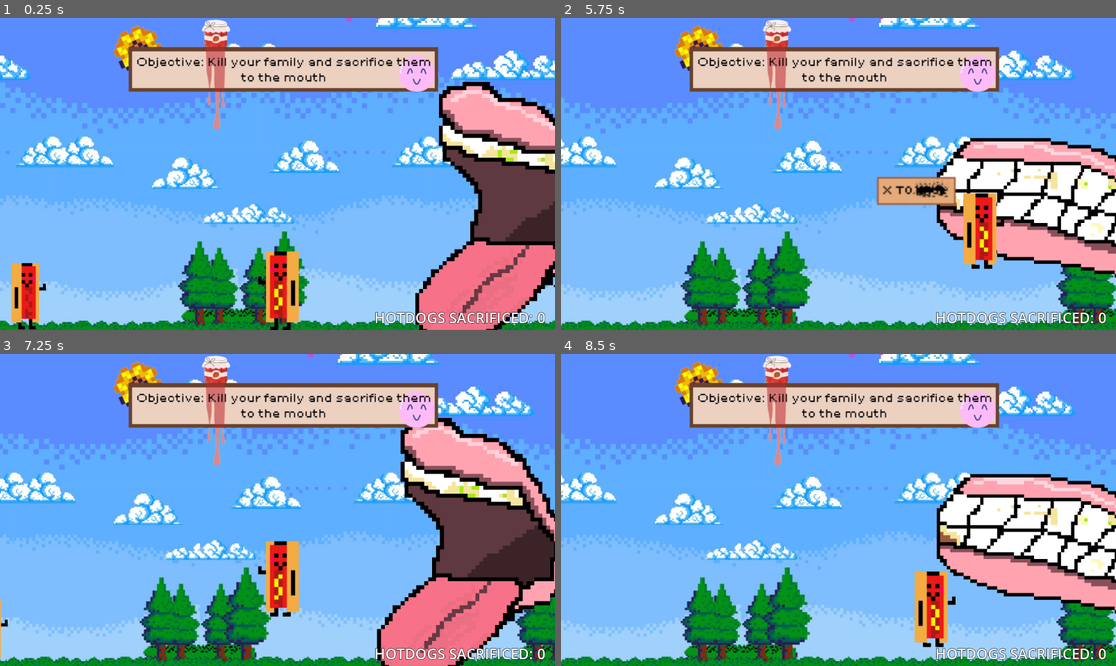
Above: before the commit, frames 1-4 (two rows, left to right).
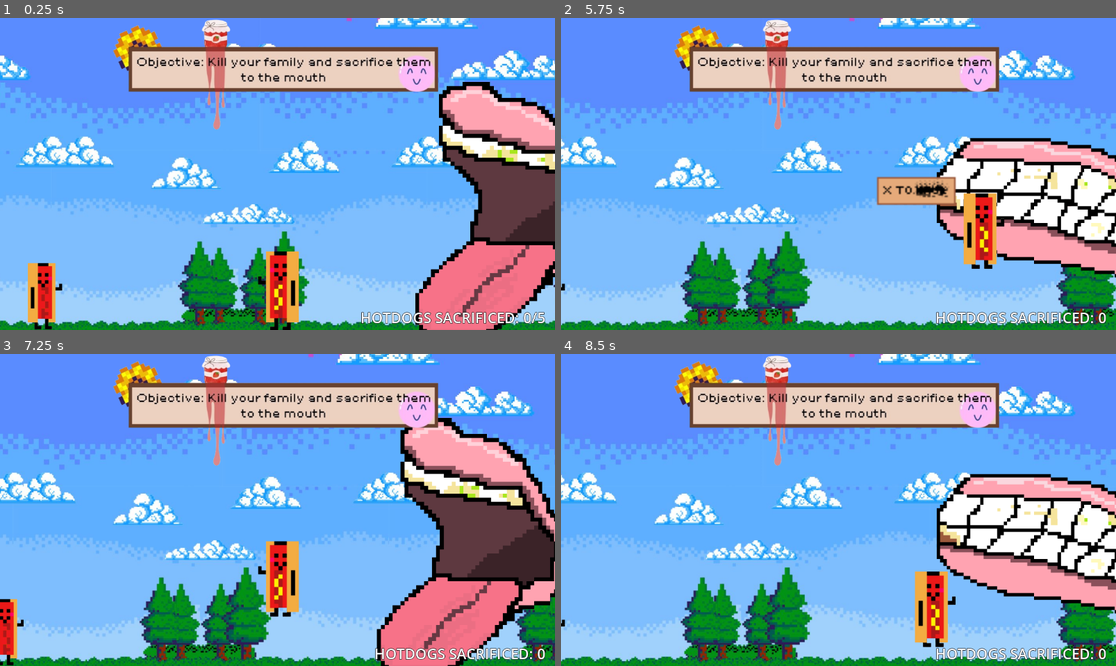
Above: after the commit, the same moments.

Repository: AudreyS108/daydream-project
Game: Godot game, scene res://scenes/game.tscn
The game is run twice, just before and just after one commit, with the same random seed, the same clock (stepped at 60 frames per second) and the same inputs.
Inputs:
- Up to frame 1 (0.25 s): no input
- Up to frame 2 (5.75 s): tap Enter (ui_accept) at 0.5, 0.77, 1.52, 3.02, 3.77, 4.52 s; hold Right (ui_right) 0.53-2.03 s; tap F every 1.5 s from 0.6 to 5.1 s; tap X at 1.35, 2.85, 4.35 s; hold Left (ui_left) 2.03-2.78 s; hold Right (ui_right) 2.78-4.28 s; hold Left (ui_left) 4.28-5.03 s; hold Right (ui_right) from 5.03 s (still down)
- Up to frame 3 (7.25 s): release Right (ui_right) at 5.78 s; hold Left (ui_left) from 5.78 s (still down); tap X at 5.85 s; tap Enter (ui_accept) at 6.02, 6.77 s; tap F at 6.6 s
- Up to frame 4 (8.5 s): release Left (ui_left) at 7.28 s; hold Right (ui_right) from 7.28 s (still down); tap X at 7.35 s; tap Enter (ui_accept) at 7.52 s; tap F at 8.1 s

The runs differ from the first frame. In frame 1, 2.5% of the frame differs, in the area x 2-99%, y 78-100%; in frame 2, less than 0.1%; in frame 3, 0.8%; in frame 4, less than 0.1%.

Commit message:
Added 4th hotdog

Diff:
--- /dev/null
+++ b/scenes/Area4.tscn
@@ -0,0 +1,55 @@
+[gd_scene load_steps=5 format=3 uid="uid://dnkckk8cmgjll"]
+
+[ext_resource type="Texture2D" uid="uid://dg11vlrkiyxmk" path="res://assets/Sprites/Mom Hotdog.png" id="1_ie2yl"]
+[ext_resource type="Texture2D" uid="uid://c7pal5cd4rm85" path="res://assets/Sprites/speechbubble2.png" id="2_t7ryq"]
+[ext_resource type="Texture2D" uid="uid://0ttatly65po4" path="res://assets/Sprites/F Sign.png" id="3_nd3nj"]
+
+[sub_resource type="RectangleShape2D" id="RectangleShape2D_r1s12"]
+size = Vector2(158, 203)
+
+[node name="Area4" type="Area2D"]
+
+[node name="CollisionShape2D" type="CollisionShape2D" parent="."]
+position = Vector2(69, -47.5)
+shape = SubResource("RectangleShape2D_r1s12")
+
+[node name="Sprite2D" type="Sprite2D" parent="."]
+position = Vector2(43, -46.1563)
+scale = Vector2(0.552083, 0.552083)
+texture = ExtResource("1_ie2yl")
+
+[node name="Speechbubble2" type="Sprite2D" parent="Sprite2D"]
+position = Vector2(181.897, -453.126)
+scale = Vector2(1.98345, 1.98345)
+texture = ExtResource("2_t7ryq")
+
+[node name="Label" type="Label" parent="Sprite2D/Speechbubble2"]
+anchors_preset = -1
+anchor_left = -0.054146
+anchor_top = -0.00195268
+anchor_right = -0.054146
+anchor_bottom = -0.00195268
+offset_left = -134.183
+offset_top = -73.3605
+offset_right = 204.817
+offset_bottom = 39.6395
+theme_override_colors/font_color = Color(0.00117341, 0.000405727, 0.00140292, 1)
+theme_override_font_sizes/font_size = 22
+text = "Hey honey, I know you have
+to do this... It's alright. I have
+ lived long enough, its okay... "
+metadata/_edit_use_anchors_ = true
+
+[node name="Label2" type="Label" parent="Sprite2D/Speechbubble2"]
+offset_left = -149.183
+offset_top = 99.6373
+offset_right = 58.8168
+offset_bottom = 127.637
+theme_override_font_sizes/font_size = 20
+text = "Your Mum"
+metadata/_edit_use_anchors_ = true
+
+[node name="FSign" type="Sprite2D" parent="Sprite2D/Speechbubble2"]
+position = Vector2(46.8961, 83.6774)
+scale = Vector2(3.10833, 3.10833)
+texture = ExtResource("3_nd3nj")
--- a/scenes/Mouth.tscn
+++ b/scenes/Mouth.tscn
@@ -50,10 +50,10 @@
 
 [sub_resource type="SegmentShape2D" id="SegmentShape2D_lxrdf"]
 a = Vector2(229, 4)
-b = Vector2(3, 0)
+b = Vector2(-19, 8)
 
 [sub_resource type="SegmentShape2D" id="SegmentShape2D_v5odg"]
-a = Vector2(234, -224)
+a = Vector2(224, -215)
 b = Vector2(-162, 120)
 
 [sub_resource type="SegmentShape2D" id="SegmentShape2D_ktecv"]
@@ -70,7 +70,7 @@
 autoplay = "Default"
 
 [node name="CollisionShape2D" type="CollisionShape2D" parent="."]
-position = Vector2(-85, -274)
+position = Vector2(-79, -276)
 shape = SubResource("SegmentShape2D_lxrdf")
 
 [node name="CollisionShape2D2" type="CollisionShape2D" parent="."]
--- a/scenes/Player.tscn
+++ b/scenes/Player.tscn
@@ -6,6 +6,7 @@
 [ext_resource type="Texture2D" uid="uid://gilg06xgxgva" path="res://assets/Sprites/CarryHotdog.png" id="2_mdl7e"]
 [ext_resource type="Texture2D" uid="uid://bdsr6lj0immch" path="res://assets/Sprites/CarryHotdog2.png" id="3_qu4a1"]
 [ext_resource type="Texture2D" uid="uid://hj3dm0kqodlo" path="res://assets/Sprites/CarryHotdog3.png" id="4_70d11"]
+[ext_resource type="Texture2D" uid="uid://bl7y3cu0krj82" path="res://assets/Sprites/CarryHotdog4.png" id="5_cw2d6"]
 
 [sub_resource type="SpriteFrames" id="SpriteFrames_mdl7e"]
 animations = [{
@@ -35,6 +36,14 @@
 }, {
 "frames": [{
 "duration": 1.0,
+"texture": ExtResource("5_cw2d6")
+}],
+"loop": true,
+"name": &"Holding4",
+"speed": 5.0
+}, {
+"frames": [{
+"duration": 1.0,
 "texture": ExtResource("1_v6fml")
 }, {
 "duration": 1.0,
@@ -58,7 +67,7 @@
 position = Vector2(-99.5, -118.695)
 scale = Vector2(0.551667, 0.551667)
 sprite_frames = SubResource("SpriteFrames_mdl7e")
-animation = &"Holding3"
+animation = &"Holding4"
 autoplay = "Idle"
 
 [node name="AttackArea" type="Area2D" parent="AnimatedSprite2D"]
--- a/scenes/game.tscn
+++ b/scenes/game.tscn
@@ -14,6 +14,7 @@
 [ext_resource type="AudioStream" uid="uid://vsx8h2xnqsi" path="res://assets/Sounds/crunchie mm.mp3" id="15_ca42v"]
 [ext_resource type="PackedScene" uid="uid://doij8y8ecudvq" path="res://scenes/MouthArea.tscn" id="15_ir15t"]
 [ext_resource type="PackedScene" uid="uid://bv0hcj1b2hqyp" path="res://scenes/Area1.tscn" id="15_rysoc"]
+[ext_resource type="PackedScene" uid="uid://dnkckk8cmgjll" path="res://scenes/Area4.tscn" id="15_ssvqc"]
 
 [sub_resource type="WorldBoundaryShape2D" id="WorldBoundaryShape2D_yqjtg"]
 distance = 28.0
@@ -74,13 +75,16 @@
 position = Vector2(798, -231)
 
 [node name="Area1" parent="." instance=ExtResource("15_rysoc")]
-position = Vector2(-532, -52)
+position = Vector2(-490, -52)
 
 [node name="Area2" parent="." instance=ExtResource("11_kvpfn")]
-position = Vector2(-877, -53)
+position = Vector2(-901, -52)
 
 [node name="Area3" parent="." instance=ExtResource("14_trtic")]
-position = Vector2(-1264, -57)
+position = Vector2(-1306, -54)
+
+[node name="Area4" parent="." instance=ExtResource("15_ssvqc")]
+position = Vector2(-1624, -55)
 
 [node name="Player" parent="." instance=ExtResource("1_uwrxv")]
 position = Vector2(201, -48)
@@ -124,7 +128,7 @@
 theme_override_colors/font_outline_color = Color(0, 0, 0, 1)
 theme_override_constants/outline_size = 3
 theme_override_font_sizes/font_size = 30
-text = "Hotdogs sacrificed: 0"
+text = "Hotdogs sacrificed: 0/5"
 horizontal_alignment = 2
 uppercase = true
 metadata/_edit_use_anchors_ = true
@@ -142,3 +146,5 @@
 [connection signal="body_exited" from="Area2" to="." method="_on_area2_body_exited"]
 [connection signal="body_entered" from="Area3" to="." method="_on_area3_body_entered"]
 [connection signal="body_exited" from="Area3" to="." method="_on_area3_body_exited"]
+[connection signal="body_entered" from="Area4" to="." method="_on_area4_body_entered"]
+[connection signal="body_exited" from="Area4" to="." method="_on_area4_body_exited"]
--- a/scripts/game.gd
+++ b/scripts/game.gd
@@ -25,6 +25,11 @@
 		"node": $Area3,
 		"speech": $Area3/Sprite2D/Speechbubble2,
 		"held_animation": "Holding3"
+	},
+	"area4": {
+		"node": $Area4,
+		"speech": $Area4/Sprite2D/Speechbubble2,
+		"held_animation": "Holding4"
 	}
 }
 
@@ -59,6 +64,8 @@
 func _on_area2_body_exited(body): _on_area_body_exited("area2", body)
 func _on_area3_body_entered(body): _on_area_body_entered("area3", body)
 func _on_area3_body_exited(body): _on_area_body_exited("area3", body)
+func _on_area4_body_entered(body): _on_area_body_entered("area4", body)
+func _on_area4_body_exited(body): _on_area_body_exited("area4", body)
 
 
 func _on_mouth_area_body_entered(body: Node2D) -> void:
@@ -98,7 +105,7 @@
 	audio_player2.play()
 
 	sacrifices = sacrifices + 1
-	label.text = "Hotdogs sacrificed: " + str(sacrifices)
+	label.text = "Hotdogs sacrificed: " + str(sacrifices) + "/5"
 	await get_tree().create_timer(1.5).timeout
 
 	mouth.play("Default")
Binary file added: assets/Sprites/CarryHotdog4.png
Not shown, added: assets/Sprites/CarryHotdog4.png.import
Not shown: 1 places in scenes/Player.tscn that only renumber resources
Not shown: 1 places in scenes/game.tscn that only renumber resources
